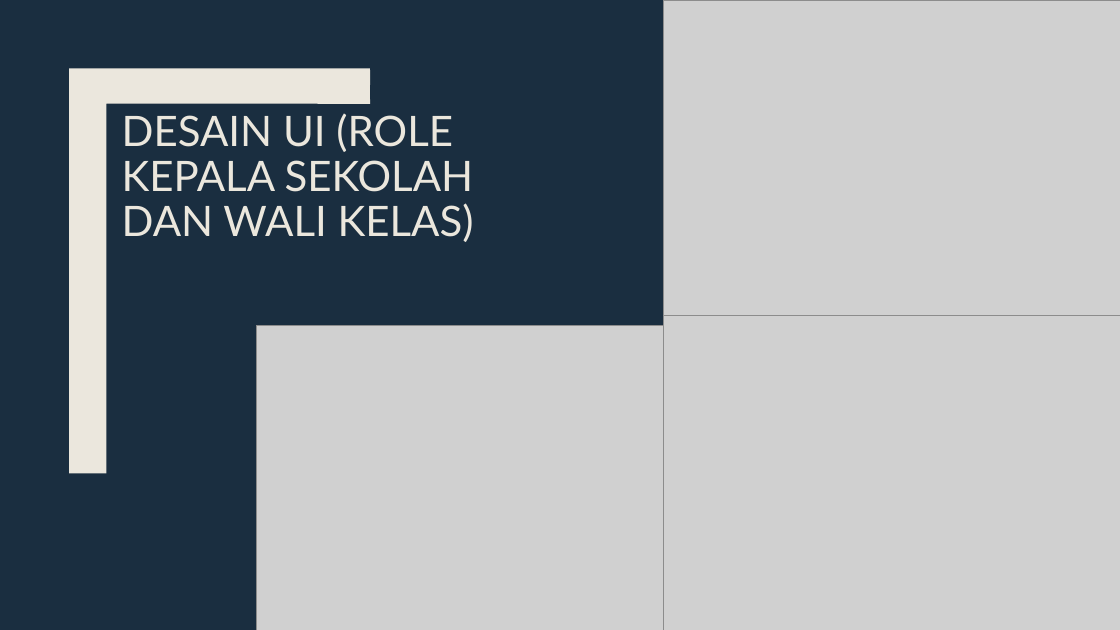
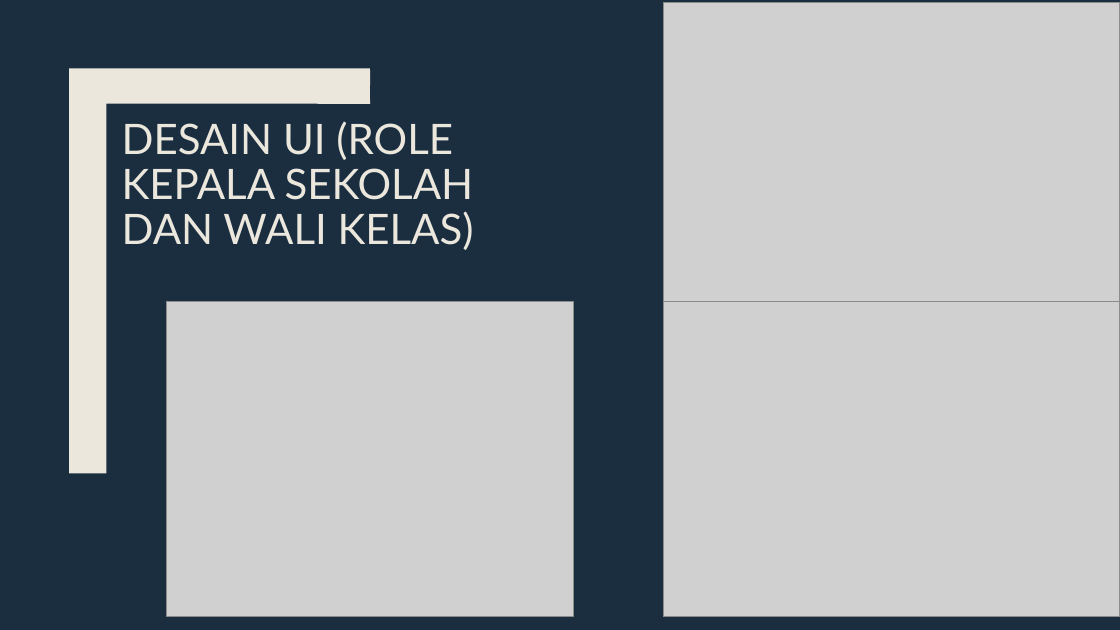
Before and after one commit to danielzalukhu/taubaya, a slide deck: slide 17 of document/LSTA/160716053_DanielBualaKristoZalukhu_PPT.pptx. Drawn at 1120x630 pixels with LibreOffice and Linux fonts; fonts in the diff are those of the drawing; grey boxes stand for pictures. Boxes give left, top, right and bottom in pixels: in the first picture for what was removed or moved away, otherwise in the second. Text is boxed around its words. In the diff, an @@ line names an element or a change of style, - is before the commit and + after.

```diff
--- a/document/LSTA/160716053_DanielBualaKristoZalukhu_PPT.pptx
+++ b/document/LSTA/160716053_DanielBualaKristoZalukhu_PPT.pptx
@@ picture: place and size @@
-picture at (664, 0, 1120, 315)
+picture at (664, 3, 1120, 307)
@@ title "DESAIN UI (ROLE KEPALA SEKOLAH ...": place and size @@
-title "DESAIN UI (ROLE KEPALA SEKOLAH ..." at (122, 113, 474, 242)
+title "DESAIN UI (ROLE KEPALA SEKOLAH ..." at (122, 121, 474, 250)
@@ picture: place and size @@
-picture at (257, 325, 664, 630)
+picture at (166, 302, 573, 617)
@@ picture: place and size @@
-picture at (664, 316, 1120, 630)
+picture at (664, 302, 1120, 617)
```
Also in this commit, not shown: 9 other slides changed, 1 slide added, 28 other files.
